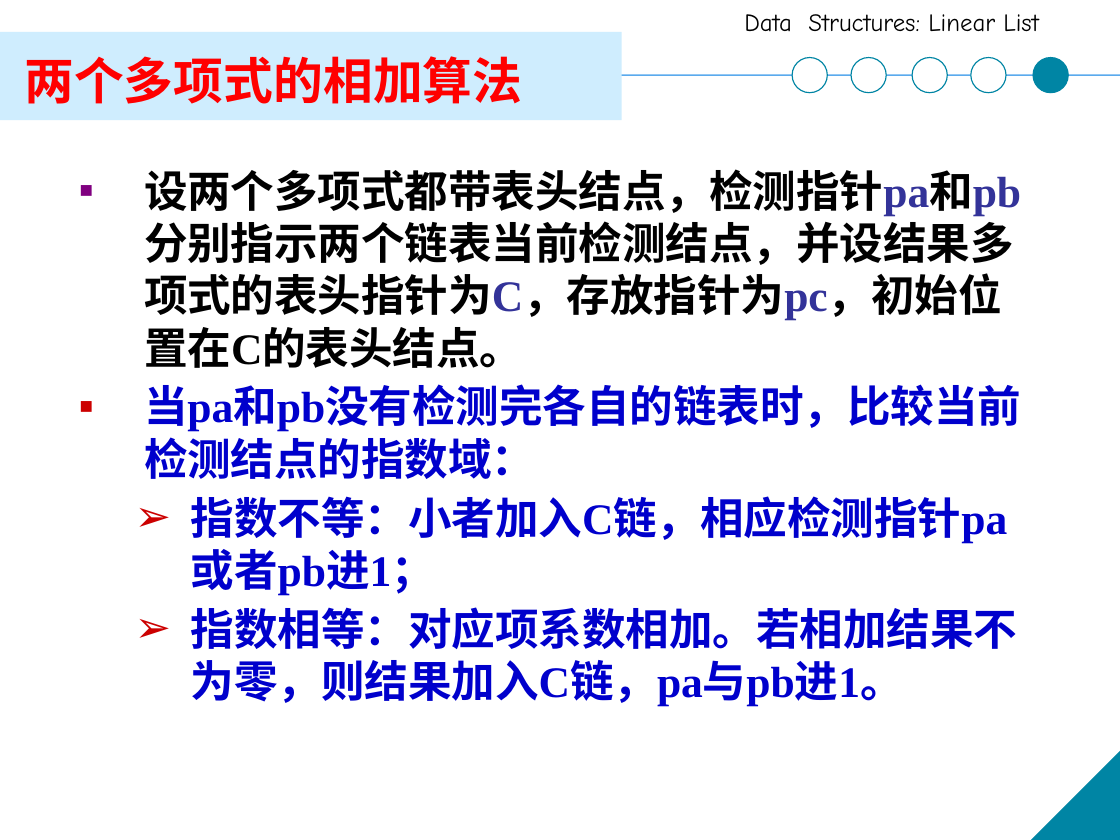
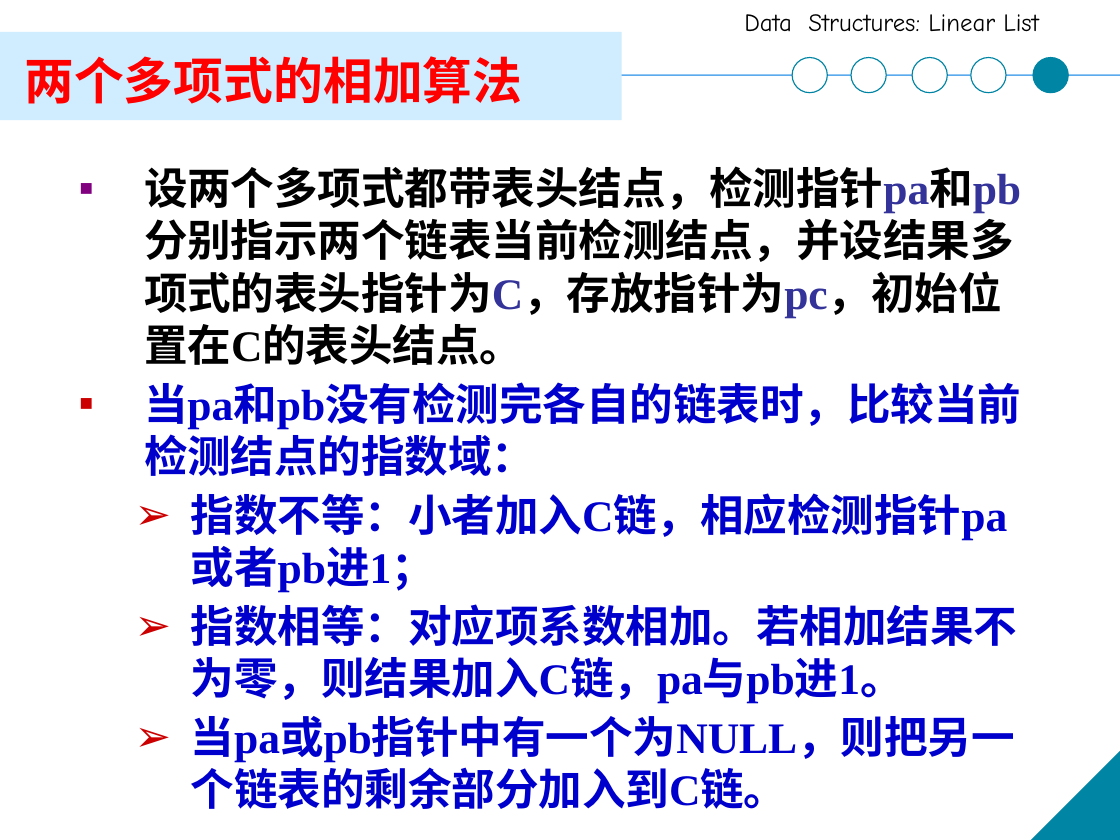
Before and after one commit to XinweiJiang/xinweijiang.github.io, a slide deck: slide 117 of course/ds-a/ds-a-ch2.pptx. Drawn at 1120x840 pixels with LibreOffice and Linux fonts; fonts in the diff are those of the drawing. Boxes give left, top, right and bottom in pixels: in the first picture for what was removed or moved away, otherwise in the second. Text is boxed around its words. In the diff, an @@ line names an element or a change of style, - is before the commit and + after.

```diff
--- a/course/ds-a/ds-a-ch2.pptx
+++ b/course/ds-a/ds-a-ch2.pptx
@@ text at <box>191,716,1015,809</box>: paragraph added @@
+  ➢ 当pa或pb指针中有一个为NULL，则把另一个链表的剩余部分加入到C链。
```
Also in this commit, not shown: 17 other slides changed.
